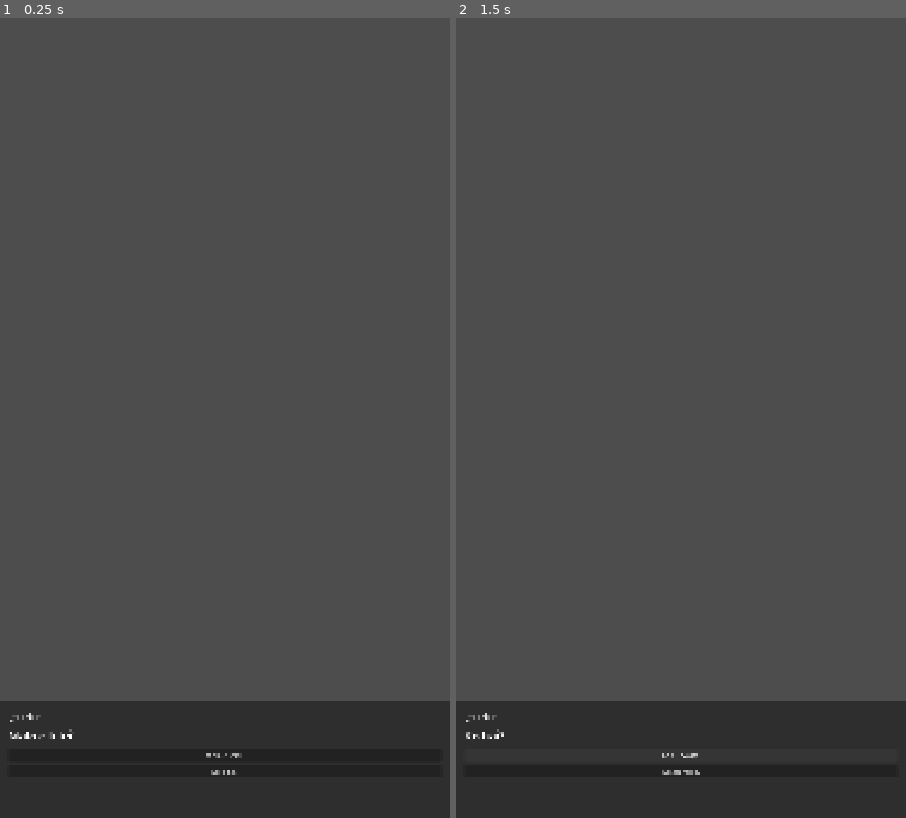
Above: before the commit, frames 1-2 (left to right).
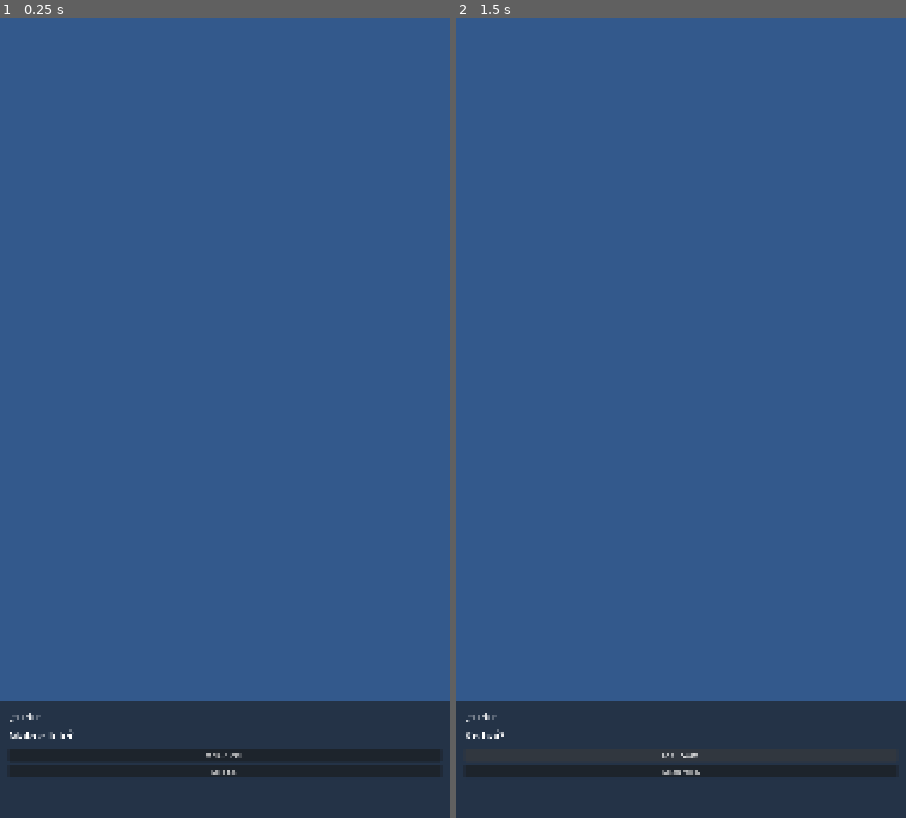
Above: after the commit, the same moments.

Repository: stackmochris/tongan-wedding-scroller
Game: Godot game, scene res://scenes/main.tscn
Same seed, same stepped clock (60 frames per second), same inputs: the game is played once before the commit and once after it.
Inputs:
- Up to frame 1 (0.25 s): no input
- Up to frame 2 (1.5 s): click "Malo e lelei." at 0.5 s; click "Ko au Sione." at 1.25 s

The runs differ from the first frame. In frame 1, 97% of the frame differs, in the area x 0-100%, y 0-100%; in frame 2, 97%.

Commit message:
Add simple colored background to main scene

Diff:
--- a/scenes/main.tscn
+++ b/scenes/main.tscn
@@ -1,6 +1,14 @@
-[gd_scene load_steps=2 format=3]
+[gd_scene load_steps=3 format=3]
 
 [ext_resource type="Script" path="res://scripts/main.gd" id="1_main"]
 
+[sub_resource type="Gradient" id="Gradient_bg"]
+gradient = PackedColorArray(0.15, 0.25, 0.45, 1, 0.4, 0.55, 0.7, 1)
+
 [node name="Main" type="Node2D"]
 script = ExtResource("1_main")
+
+[node name="Background" type="ColorRect" parent="."]
+offset_right = 1080.0
+offset_bottom = 1920.0
+color = Color(0.2, 0.35, 0.55, 1)
